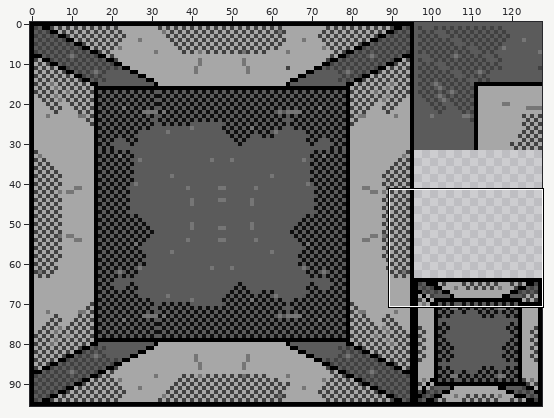
Edited in one commit: pixel-art file (Assets/Sprites/Tiles/Boxes/BoxTiles.ase). Above: a wide view before the commit, with the close-up outlined.
Close-up. First the earlier version:
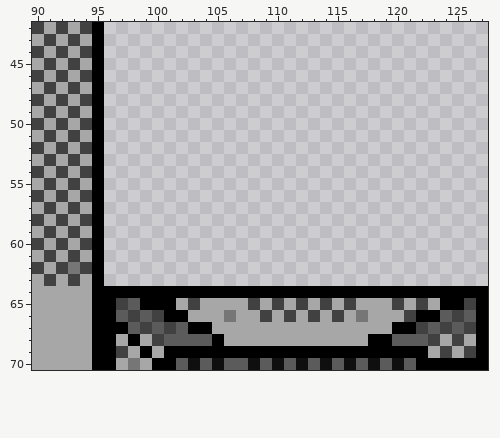
128x96 pixels, 1 frame. Shown: x 90..127, y 42..70.
After the commit:
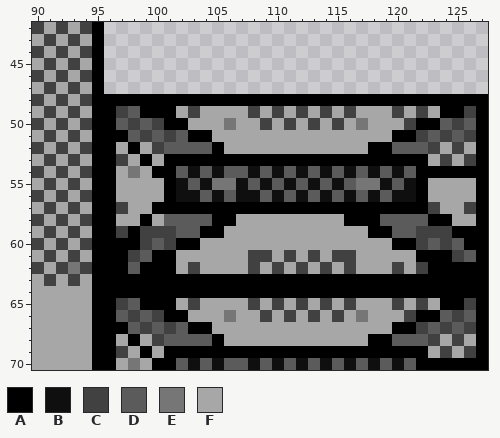
Palette (. is transparent): A #000000  B #0f0f0f  C #414141  D #5b5b5b  E #767676  F #a7a7a7
The exact change:
Changed rows in their new state; - is an unchanged pixel.
first column x 96:
48 AAAAAAAAAAAAAAAAAAAAAAAAAAAAAAAA
49 ACDAAAFCFFFFCFCFCFCFCFFFCFCFAACA
50 ADCDCAAFFFEFFCFCFCFCFEFFFCAADCDA
51 AADCDCDAAFFFFFFFFFFFFFFFAACDCDCA
52 AFAFCDDDDAFFFFFFFFFFFFAADDDCFCFA
53 ACFAFAAAAAAAAAAAAAAAAAAAAAAFCFCA
54 AFEFAADBDBDDBDBDBDBDBDBDBDAAAAAA
55 AFFFFABDBEEBDBDBDBDBDEEBDBAFFFFA
56 AFFFFABBDBDBBDBDBDBDBDBDBBAFFFFA
57 ACFFAAAAAAAAAAAAAAAAAAAAAAACFFCA
58 AFFAFDDDDAAFFFFFFFFFAAADDDDAAFFA
59 ACACCCDDAAFFFFFFFFFFFFAADDCCCAAA
60 AAACDCAAFFFFFFFFFFFFFFFFAACDCDAA
61 AACDAAFFFFFFCCFCFCFCCFFFFFAAACDA
62 AADAAAFCFFFFCFCFCFCFCFFFCFCAAAAA
63 AAAAAAAAAAAAAAAAAAAAAAAAAAAAAAAA
Changed places in both close-ups, as pixel boxes (x1, y1, x2, y2):
added: (104, 94, 488, 286)
